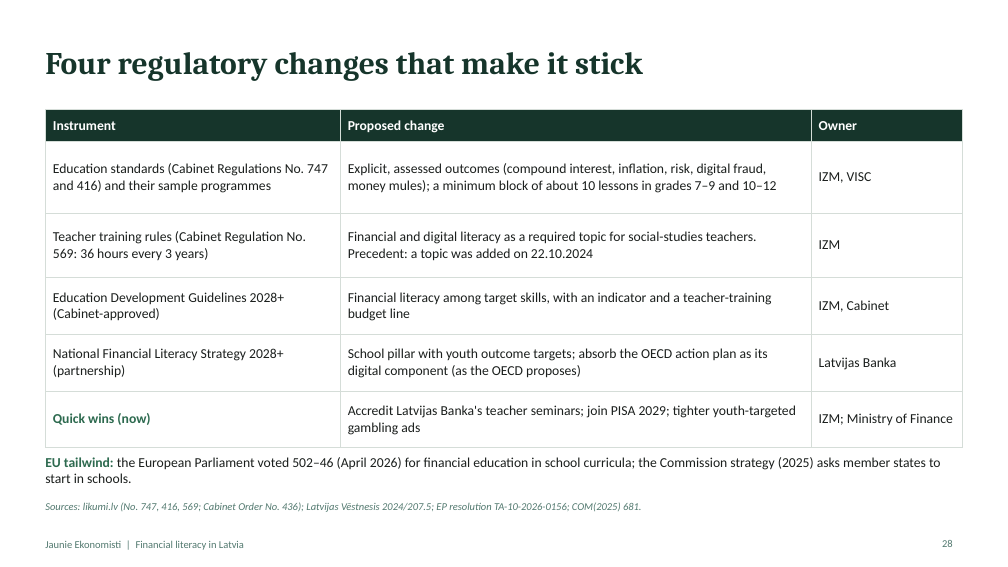
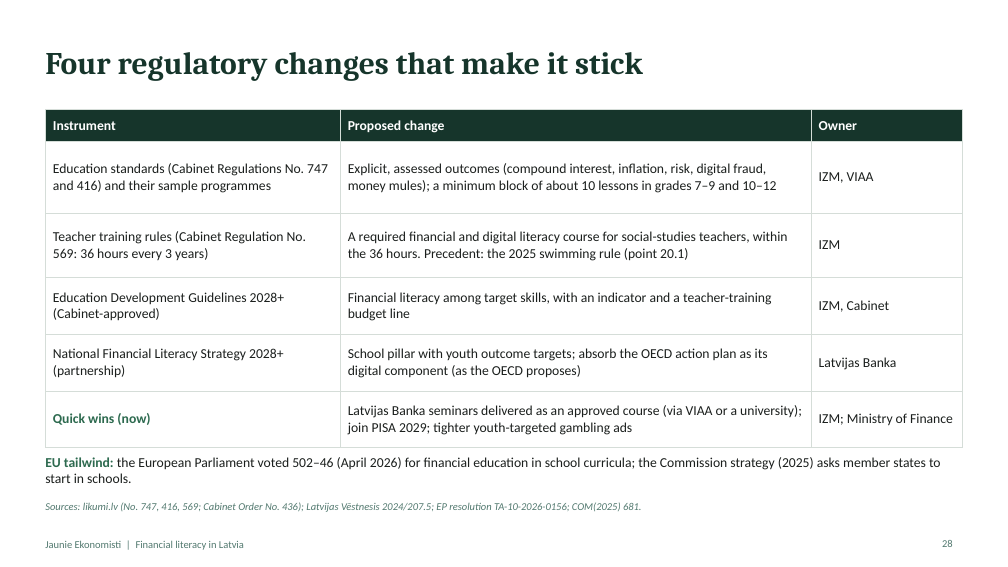
Before and after one commit to ArtisLV890/Elective-Impact-Making-for-the-Competitiveness-and-Data-Driven-Decisions-2026-2027, a slide deck: slide 28 of financial-literacy/presentation/Financial literacy in Latvia - presentation.pptx. Drawn at 1008x567 pixels with LibreOffice and Linux fonts; fonts in the diff are those of the drawing. Boxes give left, top, right and bottom in pixels: in the first picture for what was removed or moved away, otherwise in the second. Text is boxed around its words. In the diff, an @@ line names an element or a change of style, - is before the commit and + after.

```diff
--- a/financial-literacy/presentation/Financial literacy in Latvia - presentation.pptx
+++ b/financial-literacy/presentation/Financial literacy in Latvia - presentation.pptx
@@ table at box(45, 110, 963, 439) @@
-row 2, column 3: IZM, VISC
+row 2, column 3: IZM, VIAA
-row 3, column 2: Financial and digital literacy as a required topic for social-studies teachers. Precedent: a topic was added on 22.10.2024
+row 3, column 2: A required financial and digital literacy course for social-studies teachers, within the 36 hours. Precedent: the 2025 swimming rule (point 20.1)
-row 6, column 2: Accredit Latvijas Banka's teacher seminars; join PISA 2029; tighter youth-targeted gambling ads
+row 6, column 2: Latvijas Banka seminars delivered as an approved course (via VIAA or a university); join PISA 2029; tighter youth-targeted gambling ads
```
Also in this commit, not shown: 7 other slides changed, 1 slide added, 1 slide removed, 15 other files.
